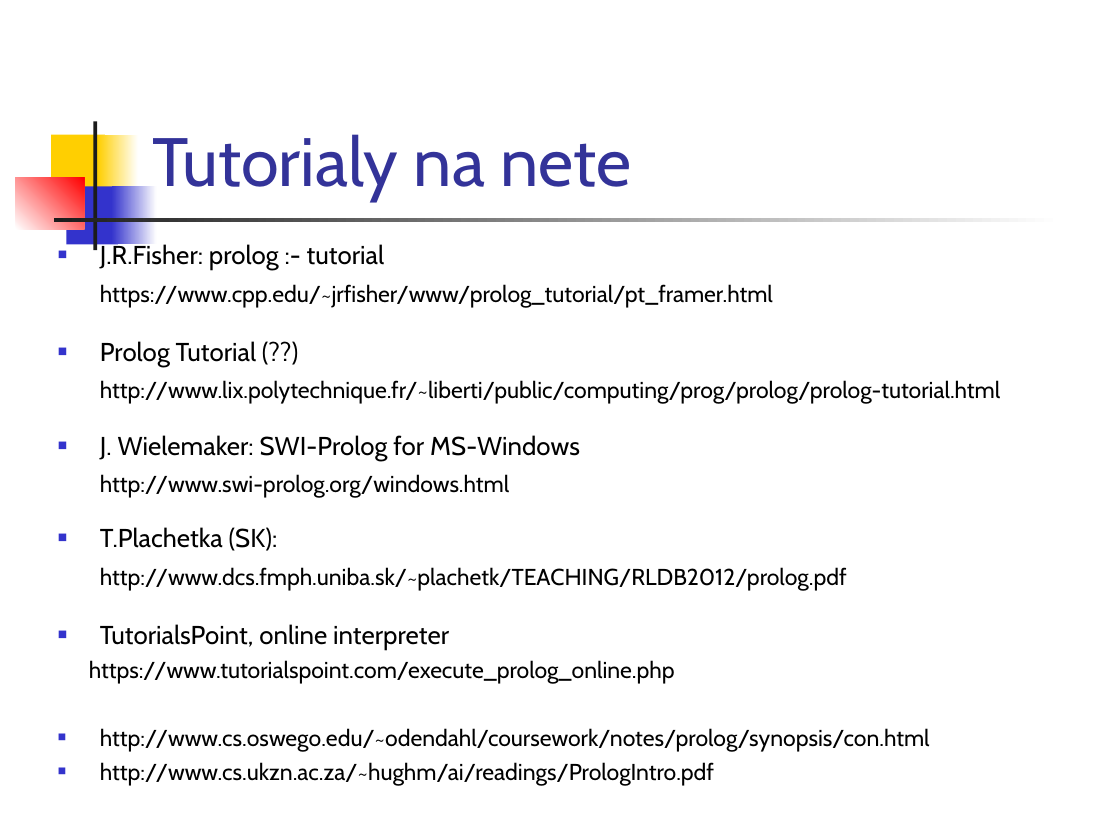
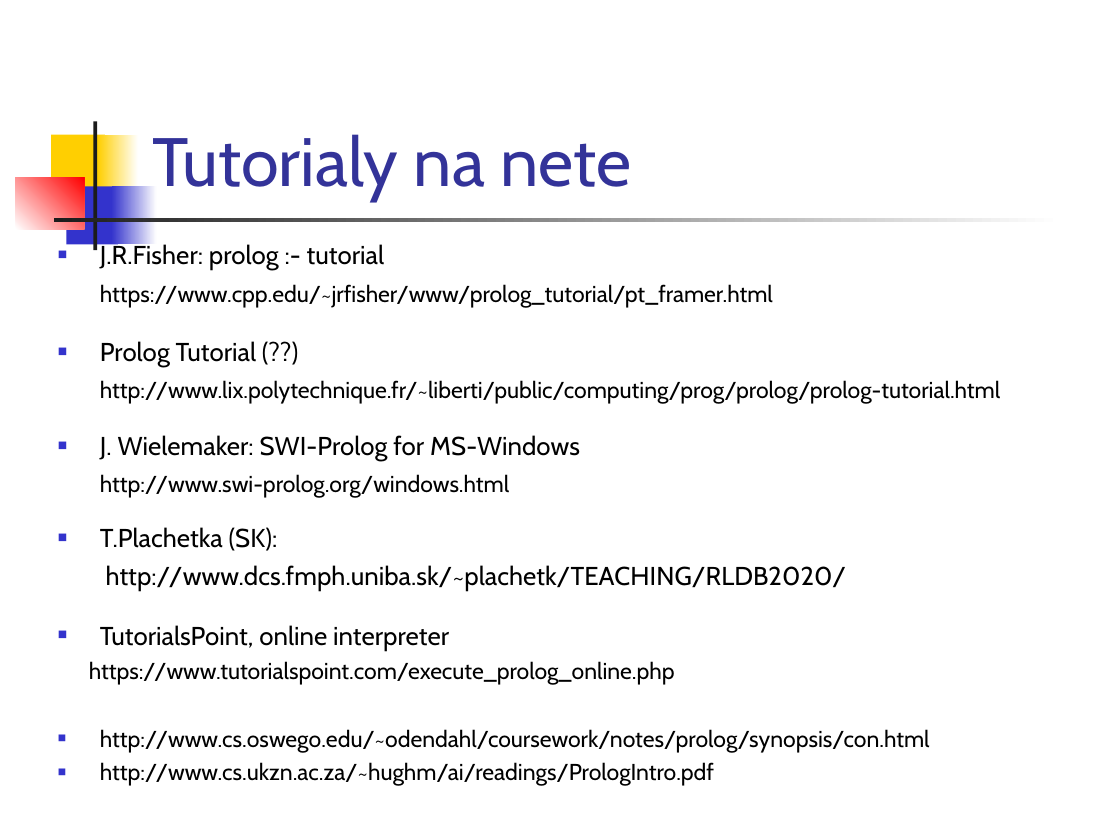
Before and after one commit to paradigmy/Prednasky, a slide deck: slide 4 of 10/logicke1.ppt. Drawn at 1120x840 pixels with LibreOffice and Linux fonts; fonts in the diff are those of the drawing. Boxes give left, top, right and bottom in pixels: in the first picture for what was removed or moved away, otherwise in the second. Text is boxed around its words. In the diff, an @@ line names an element or a change of style, - is before the commit and + after.

```diff
--- a/10/logicke1.ppt
+++ b/10/logicke1.ppt
@@ text at bbox=[106, 565, 846, 591]: text changed; size 14.8 to 16.6 pt @@
-http://www.dcs.fmph.uniba.sk/~plachetk/TEACHING/RLDB2012/prolog.pdf
+http://www.dcs.fmph.uniba.sk/~plachetk/TEACHING/RLDB2020/
```
Also in this commit, not shown: 9 other slides changed, 2 other files.
